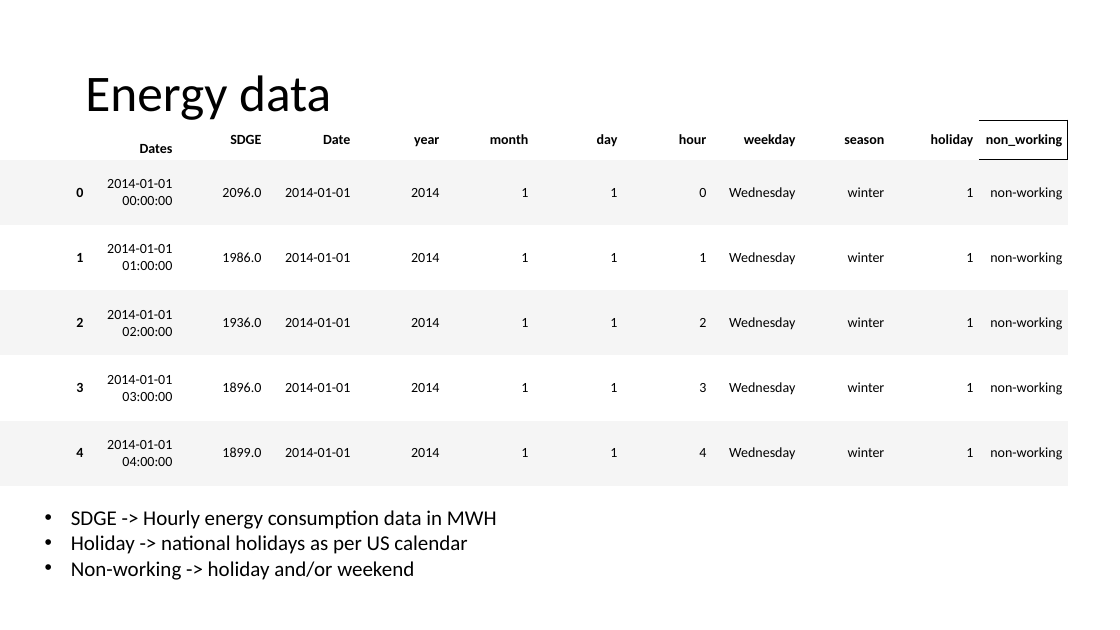
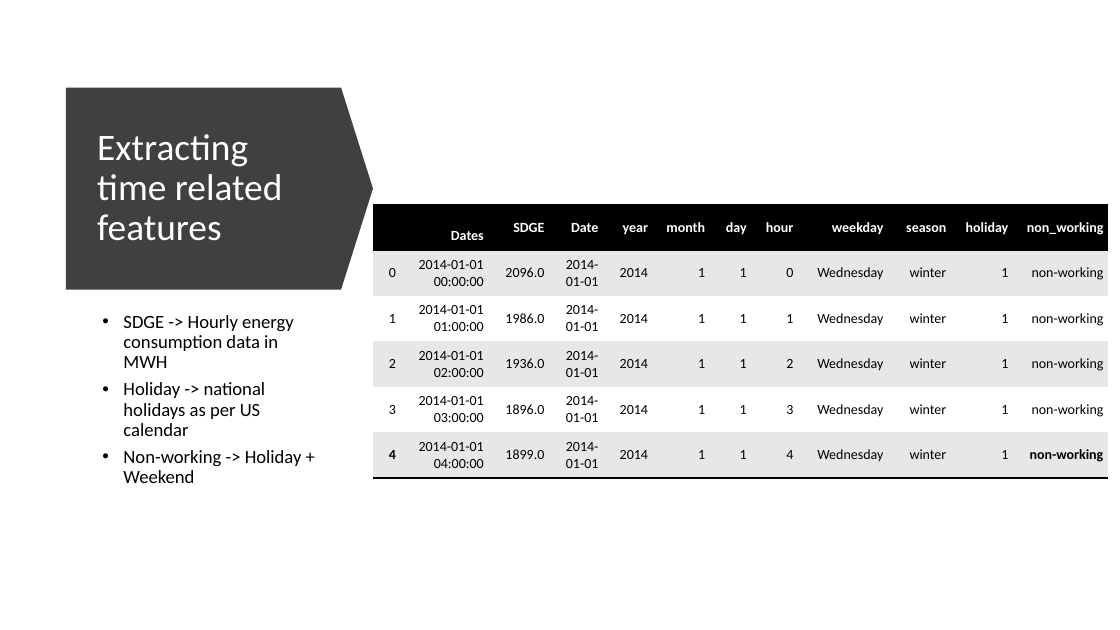
Before and after one commit to pratha19/Hourly_Energy_Consumption_Prediction, a slide deck: slide 11 of Capstone1_SDGE_Data_EDA.pptx. Drawn at 1120x630 pixels with LibreOffice and Linux fonts; fonts in the diff are those of the drawing. Boxes give left, top, right and bottom in pixels: in the first picture for what was removed or moved away, otherwise in the second. Text is boxed around its words. In the diff, an @@ line names an element or a change of style, - is before the commit and + after.

Commit message:
updating ppts

```diff
--- a/Capstone1_SDGE_Data_EDA.pptx
+++ b/Capstone1_SDGE_Data_EDA.pptx
@@ down arrow added at (66,88,373,290), fill #404040 @@
@@ title removed at (85,75,331,120) @@
-Energy data
@@ title added at (97,134,283,241), 32 pt, text #FFFFFF @@
+Extracting time related features
@@ table at (373,205,1108,478) @@
@@ fill #FFFFFF to #000000 in 11 cells @@
@@ fill none to #000000 in row 1, column 12 @@
@@ fill #F5F5F5 to #E7E7E7 in 36 cells @@
@@ text colour #000000 to #FFFFFF in "Dates", "SDGE", "Date", "year" and 7 more places @@
@@ bold off in "0", "1", "2", "3" and 1 more places @@
@@ borders changed @@
@@ table: place and size @@
-table at (0,120,1069,486)
+table at (373,205,1108,478)
@@ text "SDGE -> Hourly energy consumption ...": place and size @@
-text "SDGE -> Hourly energy consumption ..." at (71,510,497,580)
+text "SDGE -> Hourly energy consumption ..." at (123,315,302,483)
@@ text at (123,315,294,436): size 18 to 16 pt in "SDGE -> Hourly energy consumption data in ...", "Holiday -> national holidays as per US ..."; indent changed; line spacing 1 to 0.9; more space between paragraphs @@
@@ text at (123,450,302,483): text changed; size 18 to 16 pt @@
-• Non-working -> holiday and/or weekend
+• Non-working -> Holiday + Weekend
```
Also in this commit, not shown: 1 other file.
